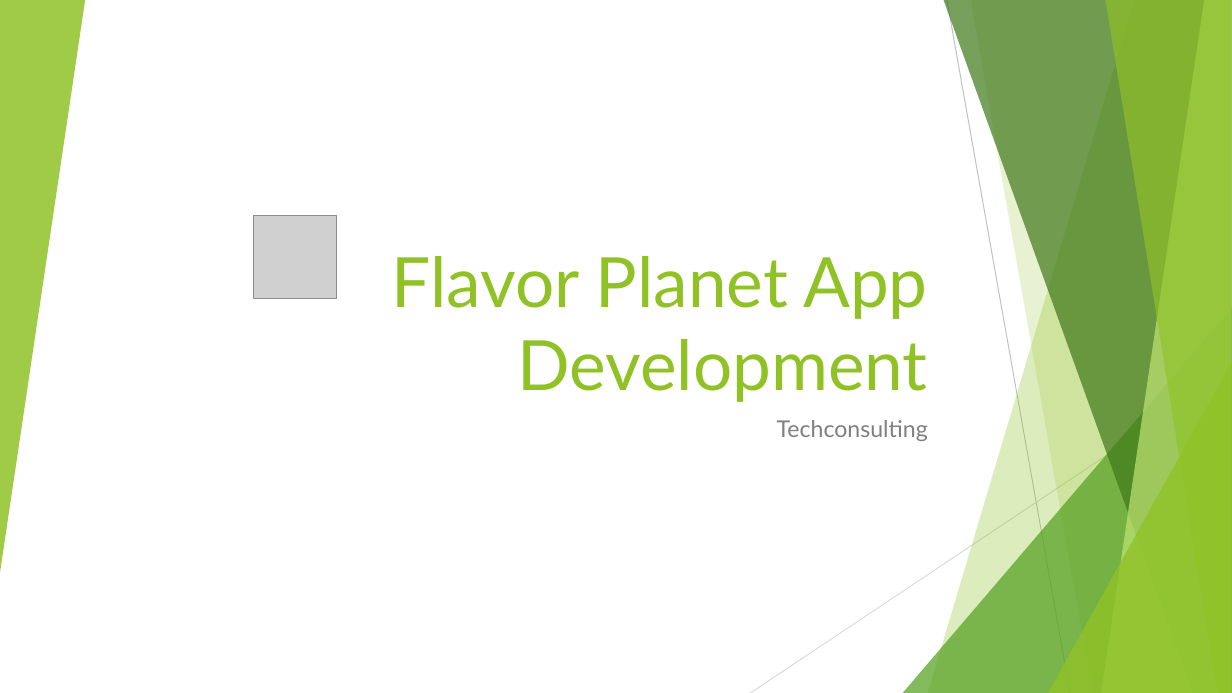
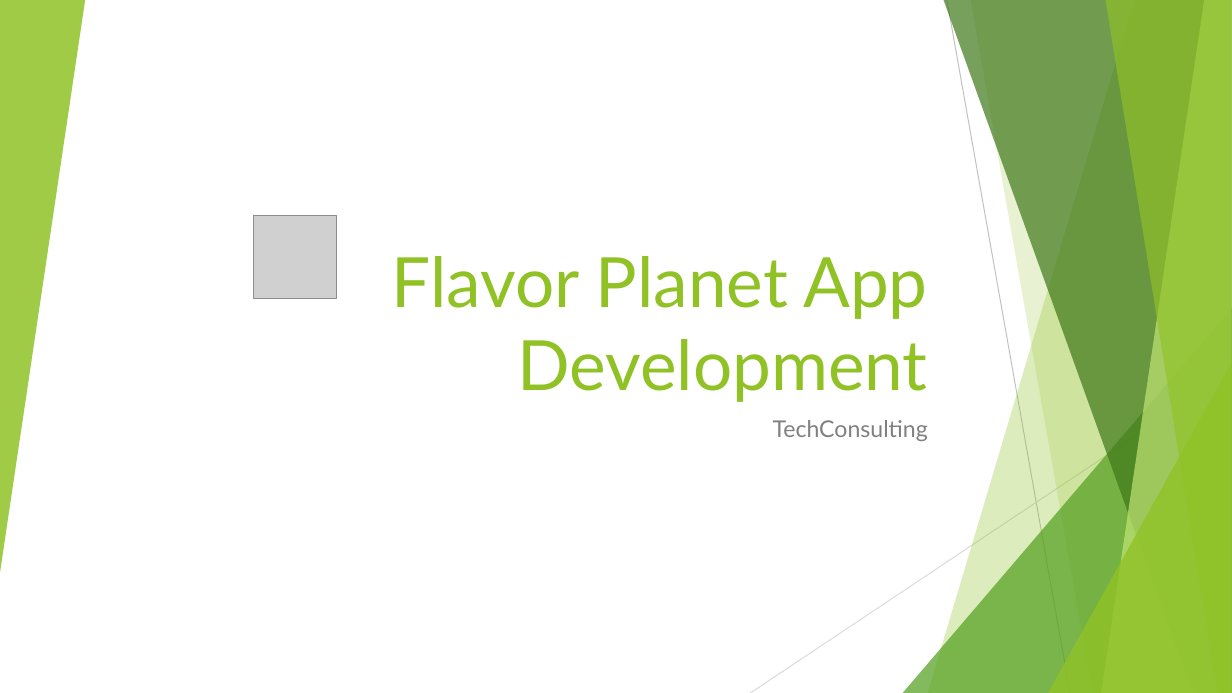
Before and after one commit to adpaladines/Recipes, a slide deck: slide 1 of FlavorPlanetPresentation.pptx. Drawn at 1232x693 pixels with LibreOffice and Linux fonts; fonts in the diff are those of the drawing; grey boxes stand for pictures. Boxes give left, top, right and bottom in pixels: in the first picture for what was removed or moved away, otherwise in the second. Text is boxed around its words. In the diff, an @@ line names an element or a change of style, - is before the commit and + after.

```diff
--- a/FlavorPlanetPresentation.pptx
+++ b/FlavorPlanetPresentation.pptx
@@ subtitle at (x1=773, y1=420, x2=928, y2=441): text changed @@
-Techconsulting
+TechConsulting
```
Also in this commit, not shown: 2 slides added, 6 other files.
